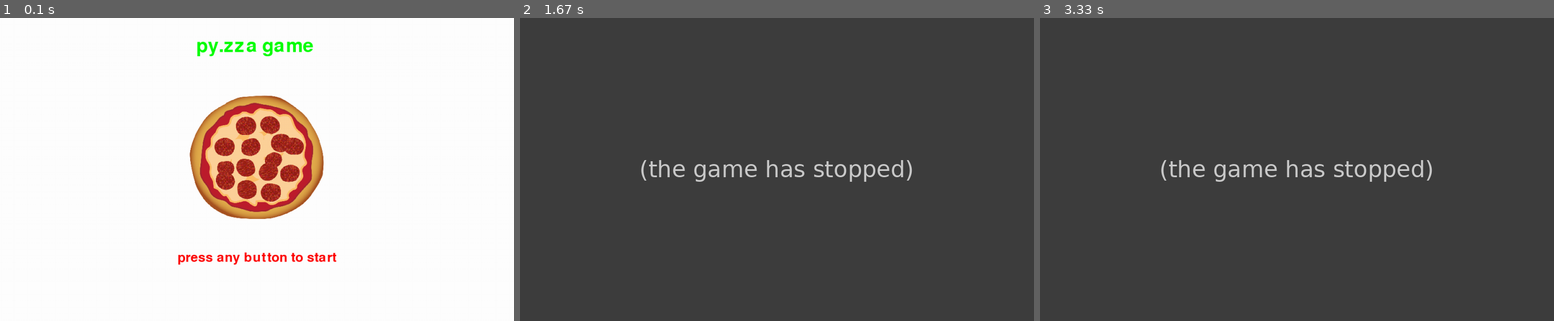
Above: before the commit, frames 1-3 (left to right).
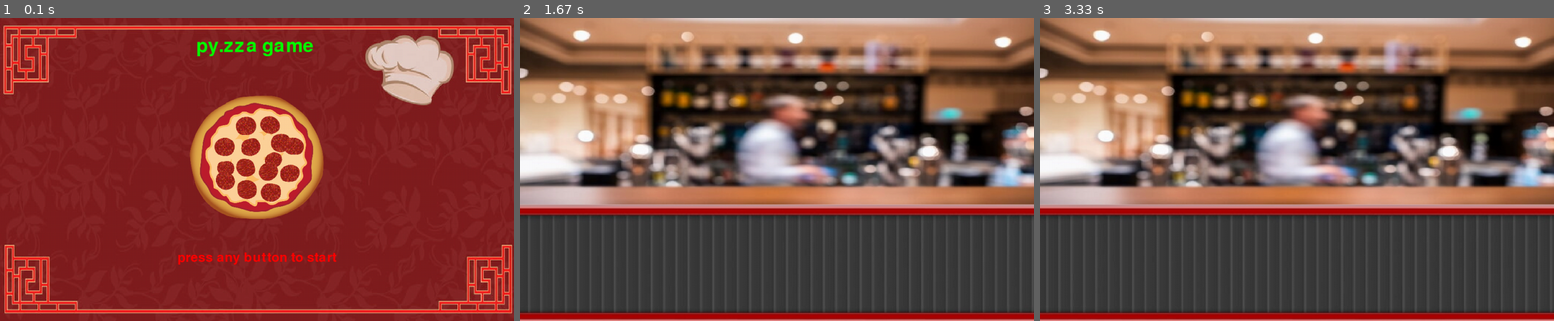
Above: after the commit, the same moments.

Repository: Lucaslofe/Py.game
Game: pygame game, started from jogo.py/projetofinal.py
Two runs of this game, one before a commit and one after it. Both use one fixed random seed, a clock stepped at 60 frames per second and the inputs below.
Inputs:
- Up to frame 1 (0.1 s): no input
- Up to frame 2 (1.67 s): tap Enter at 0.33 s
- Up to frame 3 (3.33 s): no input

The runs differ from the first frame. In frame 1, 91% of the frame differs, in the area x 0-100%, y 0-100%; in frame 2, 65%; in frame 3, 65%.
Before the commit the program exited at 0.43 s; later frames show no game.

Commit message:
esteira rolante e fundos

Diff:
--- a/jogo.py/projetofinal.py
+++ b/jogo.py/projetofinal.py
@@ -5,7 +5,9 @@
 pygame.init()
 
 # ----- Gera tela principal
-window = pygame.display.set_mode((1100, 650))
+xt = 1100
+yt = 650
+window = pygame.display.set_mode((xt, yt))
 pygame.display.set_caption('py.zza game')
 
 # ----- Inicia estruturas de dados
@@ -18,28 +20,44 @@
 text2 = font.render('press any button to start', True, (255, 0, 0))
 image = pygame.image.load("pizza.png").convert_alpha()
 image = pygame.transform.scale(image, (300, 300))
+image2 = pygame.image.load("cardapio.jpg").convert()
+image2 = pygame.transform.scale(image2, (xt,yt))
+image3 = pygame.image.load("fundo.jpg").convert()
+image3 = pygame.transform.scale(image3, (xt,yt))
+esteira = pygame.image.load("esteira.jpg").convert()
+esteira = pygame.transform.scale(esteira,(1500,250))
+clock = pygame.time.Clock()
+fps = 15
 # ===== Loop principal =====
 state = "start_screen"
+vel_esteira = 3
+x_esteira = -200
 while game:
+    clock = pygame.time.Clock()
+    clock.tick(fps)
     # ----- Trata eventos
     for event in pygame.event.get():
         # ----- Verifica consequências
         if event.type == pygame.QUIT:
             game = False
-        while state == "start_screen":
-            if event.type == pygame.KEYUP:
-                game = False
-                state = "game_screen"
-            else:
-                break
+    if state == "start_screen":
+        window.blit(image2,(0,0))
+        window.blit(text, (420, 40))
+        window.blit(image,(400,150))
+        window.blit(text2, (380, 500))
+        if event.type == pygame.KEYUP:
+            state = "game_screen"
+    if state == "game_screen":
+        window.blit(image3,(0,0))
+        window.blit(esteira,(x_esteira,400))
+        x_esteira += vel_esteira
+        if x_esteira >= 0:
+            x_esteira = -200
+
 
 
 
     # ----- Gera saídas
-    window.fill((255, 255, 255))  # Preenche com a cor branca
-    window.blit(text, (420, 40))
-    window.blit(image,(400,150))
-    window.blit(text2, (380, 500))
     #cor = (0,255,0)
     #vertices = [(400,400),(700,400),(700,500),(400,500)]
     #pygame.draw.polygon(window,cor,vertices)
Binary file added: jogo.py/cardapio.jpg
Binary file added: jogo.py/esteira.jpg
Binary file added: jogo.py/fundo.jpg
